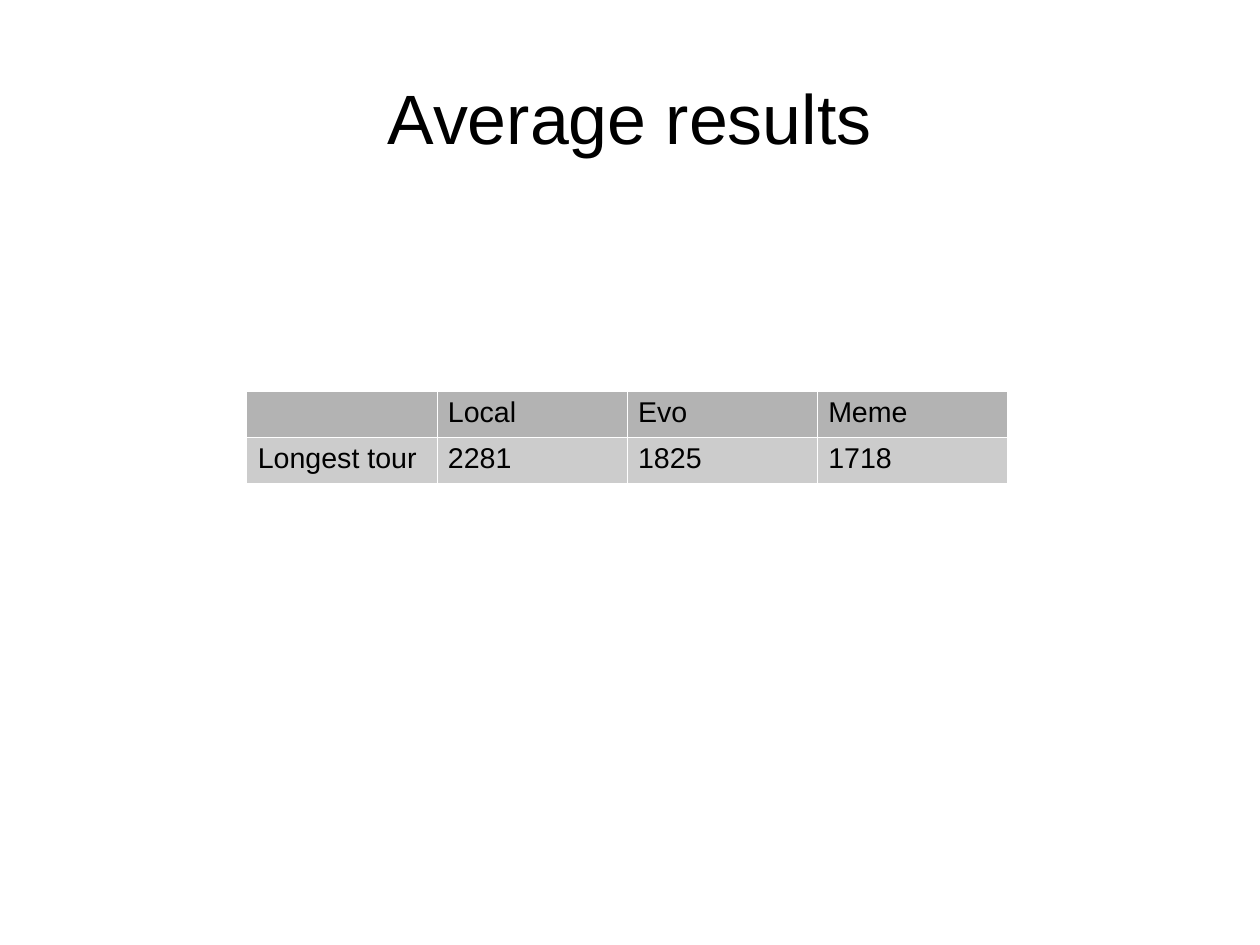
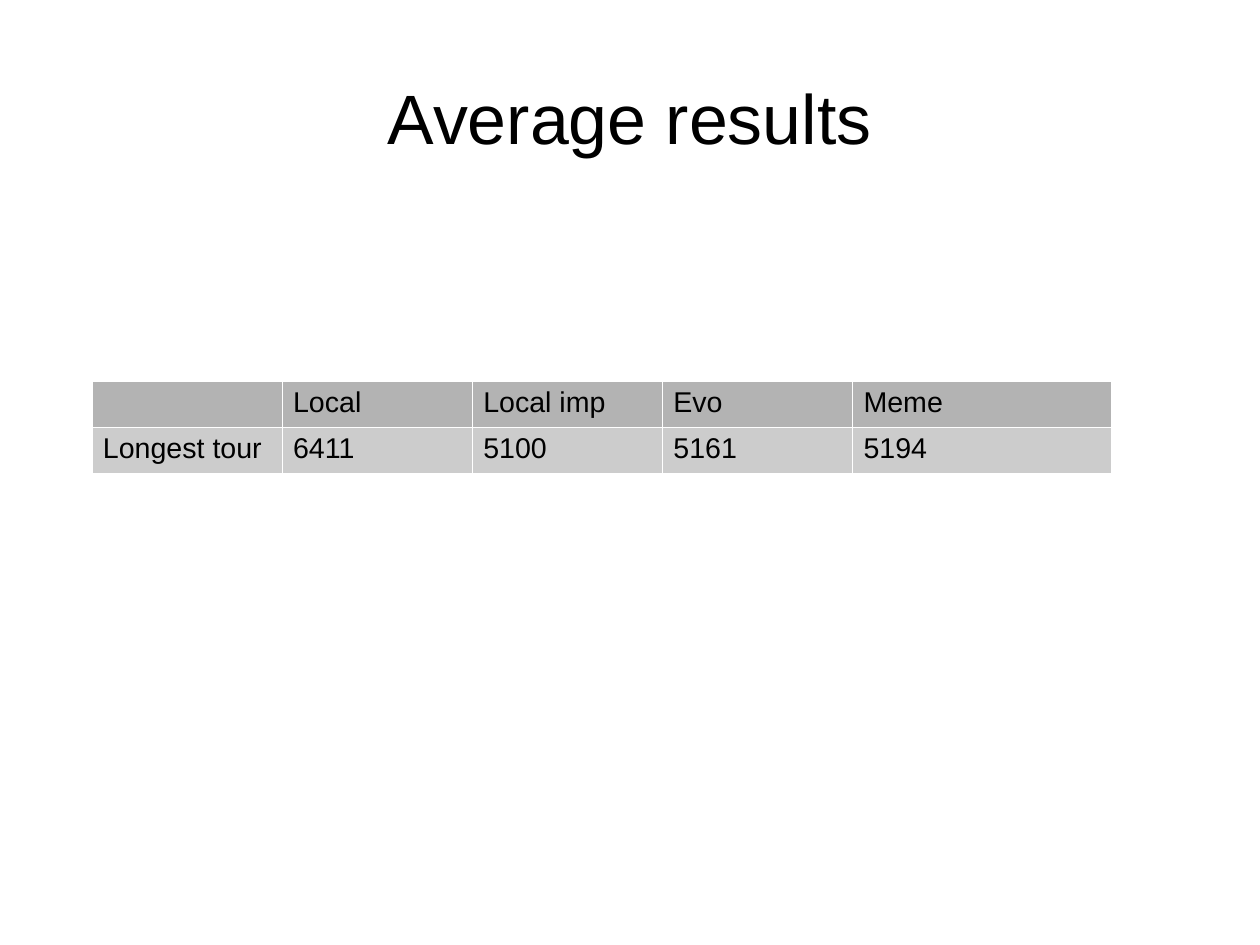
Before and after one commit to silverjoda/Joda_research, a slide deck: slide 10 of EOA/bia_latex_template/prez.odp. Drawn at 1260x945 pixels with LibreOffice and Linux fonts; fonts in the diff are those of the drawing. Boxes give left, top, right and bottom in pixels: in the first picture for what was removed or moved away, otherwise in the second. Text is boxed around its words. In the diff, an @@ line names an element or a change of style, - is before the commit and + after.

```diff
--- a/EOA/bia_latex_template/prez.odp
+++ b/EOA/bia_latex_template/prez.odp
@@ table at [91, 381, 1109, 472] @@
-column 2: Local | 2281
-column 3: Evo | 1825
-column 4: Meme | 1718
+column 2: Local | 6411
+column 3: Local imp | 5100
+column 4: Evo | 5161
+column 5: Meme | 5194
@@ table: place and size @@
-table at [247, 391, 1007, 483]
+table at [91, 381, 1109, 472]
```
Also in this commit, not shown: 3 other slides changed, 9 other files.
